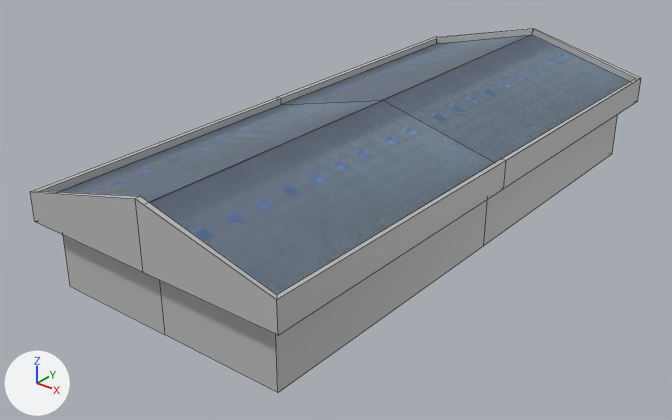
The Blender file Assets/praça das aguas/predios/casa2.blend as it was, and as the next commit left it.
Before and after are seen from a 50 mm lens placed at (51.5, -71.7, 39.1), pointed at (-2.0, -4.8, -2.4). Every picture has the same lights, and +X, +Y and +Z are marked at lower left. Mesh edges are drawn as thin lines.
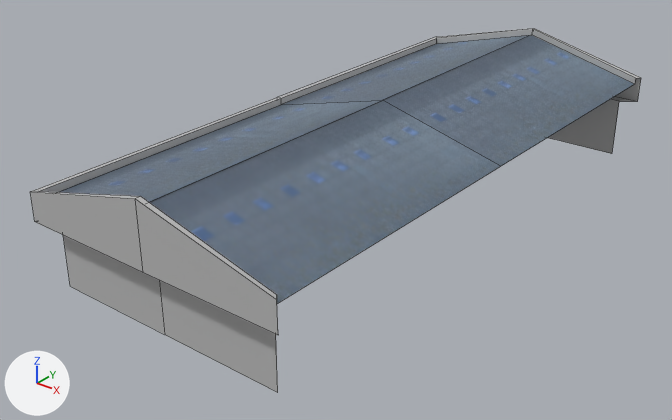
Pixel boxes (x1, y1, x2, y2) of what changed, in the pictures (672 x 420 px):
part 1 of me_cube_001, deleted
    before: (276, 78, 641, 392)

Diff of the bpy script that builds the scene:
```diff
--- a/Assets/praça das aguas/predios/casa2.blend.py
+++ b/Assets/praça das aguas/predios/casa2.blend.py
@@ me_cube_001 @@
 # used by ob_cube; location = (0.0, 0.0, 0.0)
-me_cube_001.from_pydata(...)  # 48 vertices, 40 faces; spans x -14.1..14.1, y -31.5..31.5, z -3.7..9.3
+me_cube_001.from_pydata(...)  # 42 vertices, 30 faces; spans x -14.1..14.1, y -31.5..31.5, z -3.7..9.3
+# me_cube_001 part 1
+# 6 vertices are removed from x 12.5..14.1, y 0.0, z -3.7..5.8
+# 10 faces are deleted
 me_cube_001.materials.append(mat_untitled)
```
